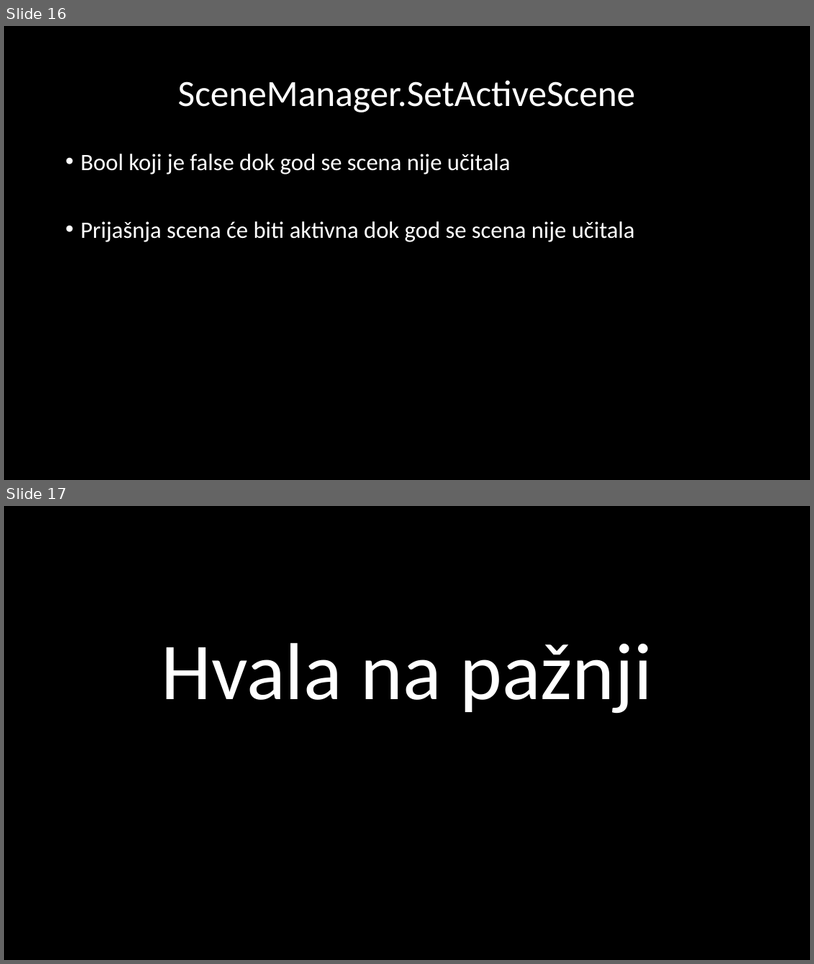
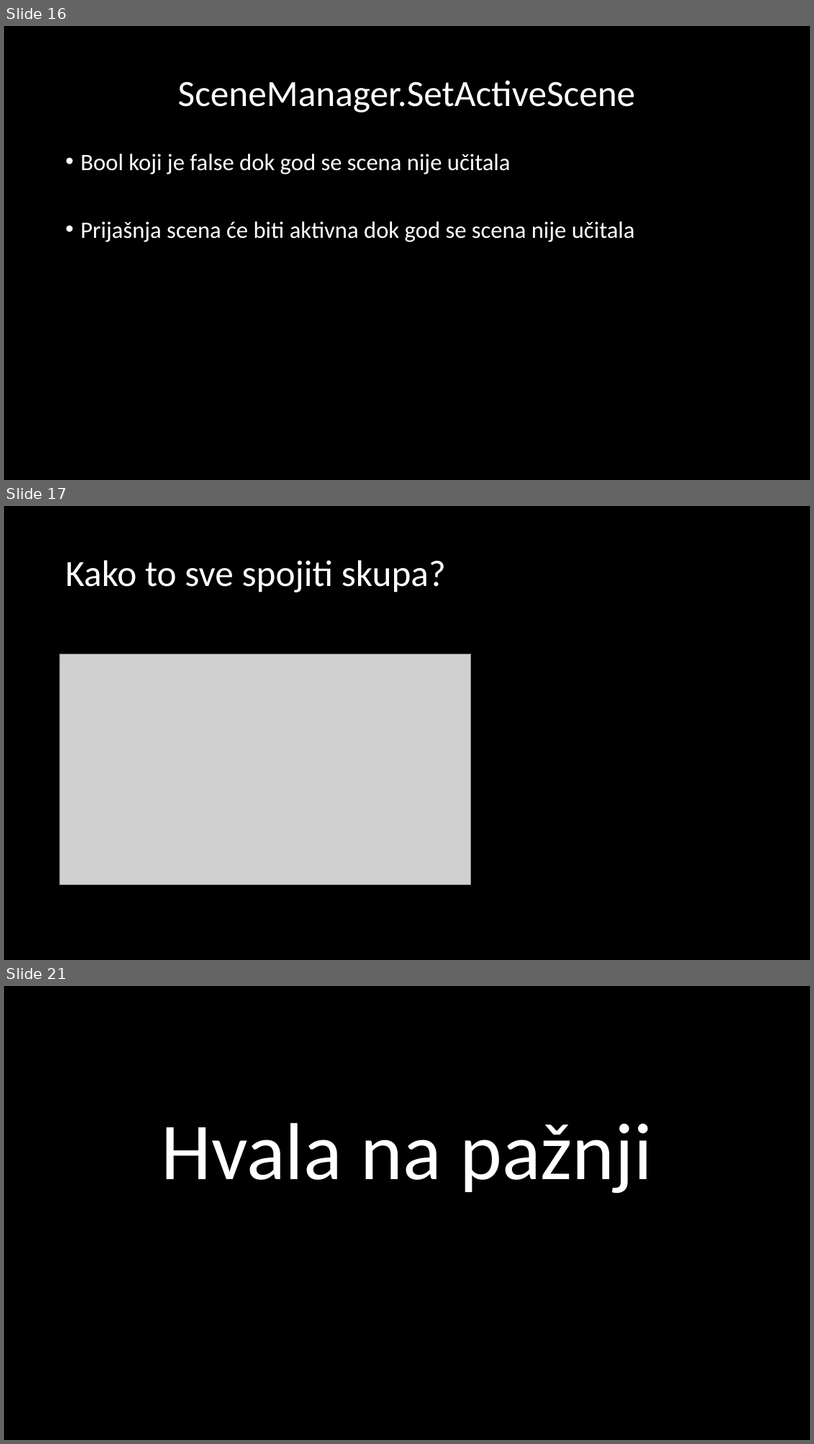
Before and after one commit to Cwekii/Unity_PISMO_Gen5, a slide deck: Prezentacije/Loading Screen &.Screen Manager.pptx. Shown one above the other, each under a label of ours: slides 16 and 17 before the commit, slides 16, 17 and 21 after it; the slides between them are not shown. The pictures are 814x964 and 814x1444 pixels, drawn with LibreOffice and Linux fonts; fonts in the diff are those of the drawing; grey boxes stand for pictures. Boxes give left, top, right and bottom in pixels: in the first picture for what was removed or moved away, otherwise in the second. Text is boxed around its words. In the diff, an @@ line names an element or a change of style, - is before the commit and + after.

```diff
--- a/Prezentacije/Loading Screen &.Screen Manager.pptx
+++ b/Prezentacije/Loading Screen &.Screen Manager.pptx
@@ slide 17 added at bbox=[4, 506, 810, 960], background #000000 @@
@@ title added at bbox=[65, 560, 446, 592], 44 pt, text #FFFFFF @@
+Kako to sve spojiti skupa?
@@ picture added at bbox=[59, 654, 471, 884] @@
@@ what was slide 17 is now slide 21 @@
```
Also in this commit, not shown: 3 other slides added, 1 other file.
